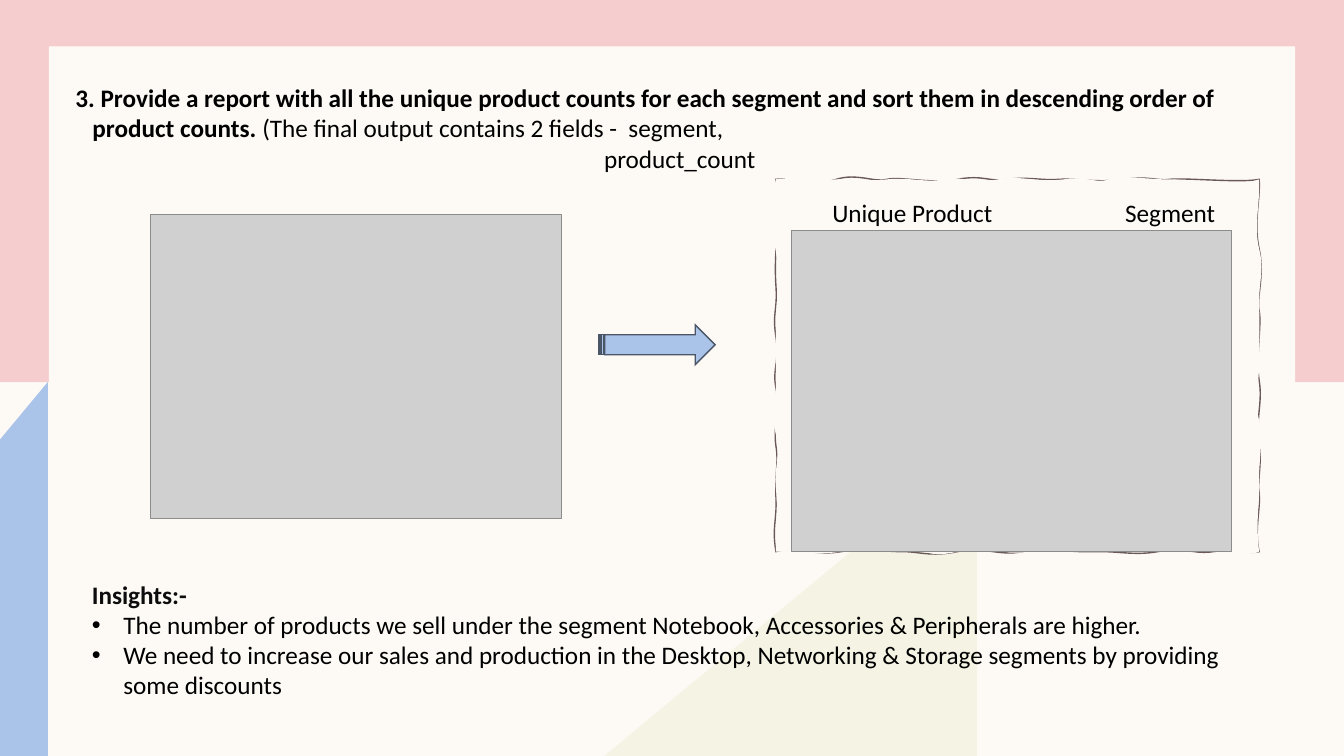
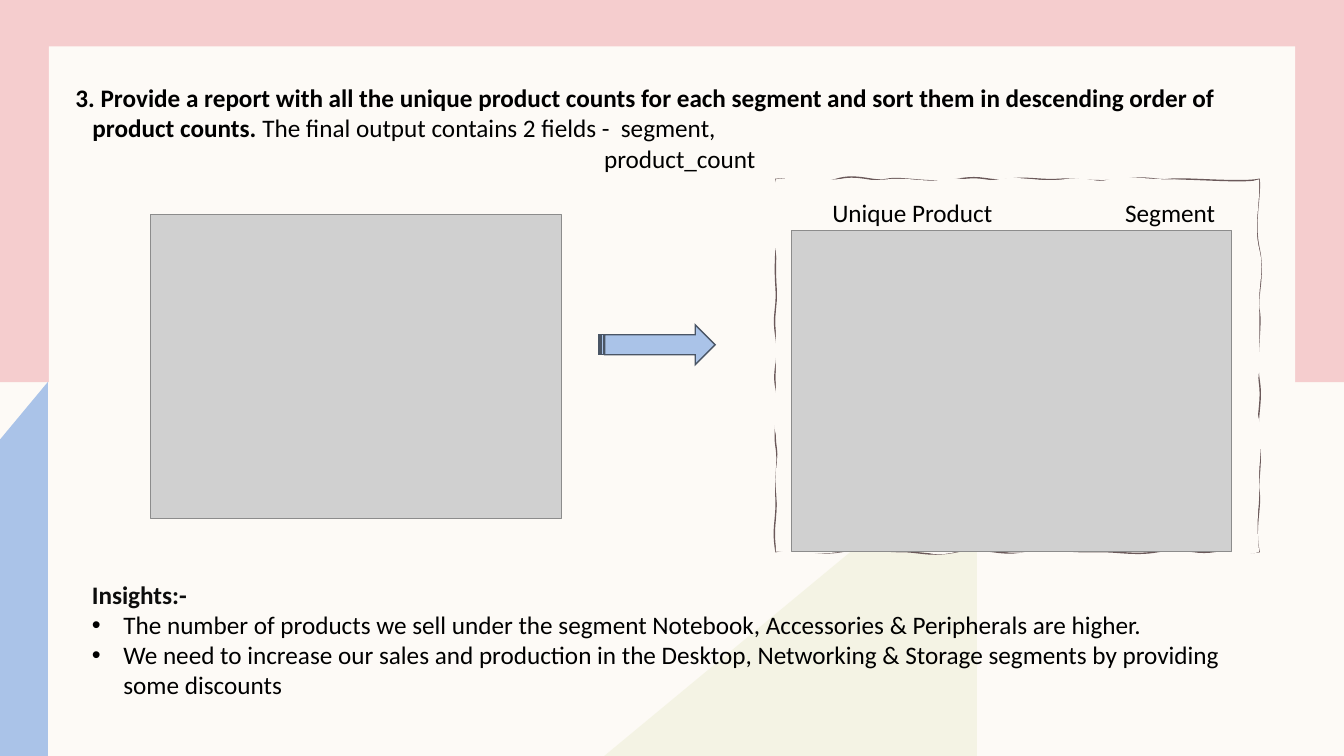
Before and after one commit to hardikabhalala/Consumer_goods_Ad_hoc, a slide deck: slide 7 of Atliq Hardware Ad-hoc analysis ppt.pptx. Drawn at 1344x756 pixels with LibreOffice and Linux fonts; fonts in the diff are those of the drawing; grey boxes stand for pictures. Boxes give left, top, right and bottom in pixels: in the first picture for what was removed or moved away, otherwise in the second. Text is boxed around its words. In the diff, an @@ line names an element or a change of style, - is before the commit and + after.

```diff
--- a/Atliq Hardware Ad-hoc analysis ppt.pptx
+++ b/Atliq Hardware Ad-hoc analysis ppt.pptx
@@ text at (x1=75, y1=89, x2=1214, y2=142): text changed @@
-3. Provide a report with all the unique product counts for each segment and sort them in descending order of product counts. (The final output contains 2 fields - segment,
+3. Provide a report with all the unique product counts for each segment and sort them in descending order of product counts. The final output contains 2 fields - segment,
```
Also in this commit, not shown: 5 other slides changed.
